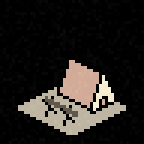
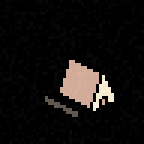
Revision of a layered 144x144 image; what changed, layer by layer:
removed group "Layer Group" (7 layers) over [left=42, top=87, right=120, bottom=126]
moved "Wood" out of group "Layer Group" over [left=42, top=96, right=78, bottom=126]
moved "House" out of group "Layer Group" over [left=57, top=96, right=120, bottom=114]
removed group "Directions" (8 layers) over [left=18, top=87, right=126, bottom=135]
removed layer "None" from group "Directions" over [left=18, top=87, right=126, bottom=135]
removed layer "Yard" over [left=18, top=87, right=126, bottom=135]
